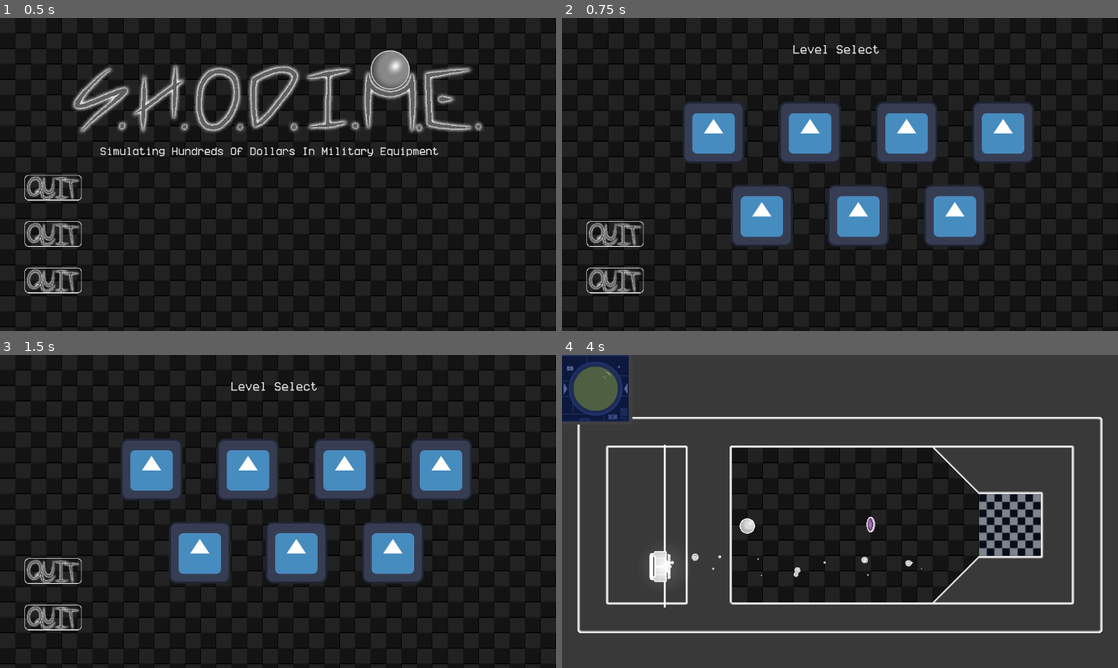
Above: before the commit, frames 1-4 (two rows, left to right).
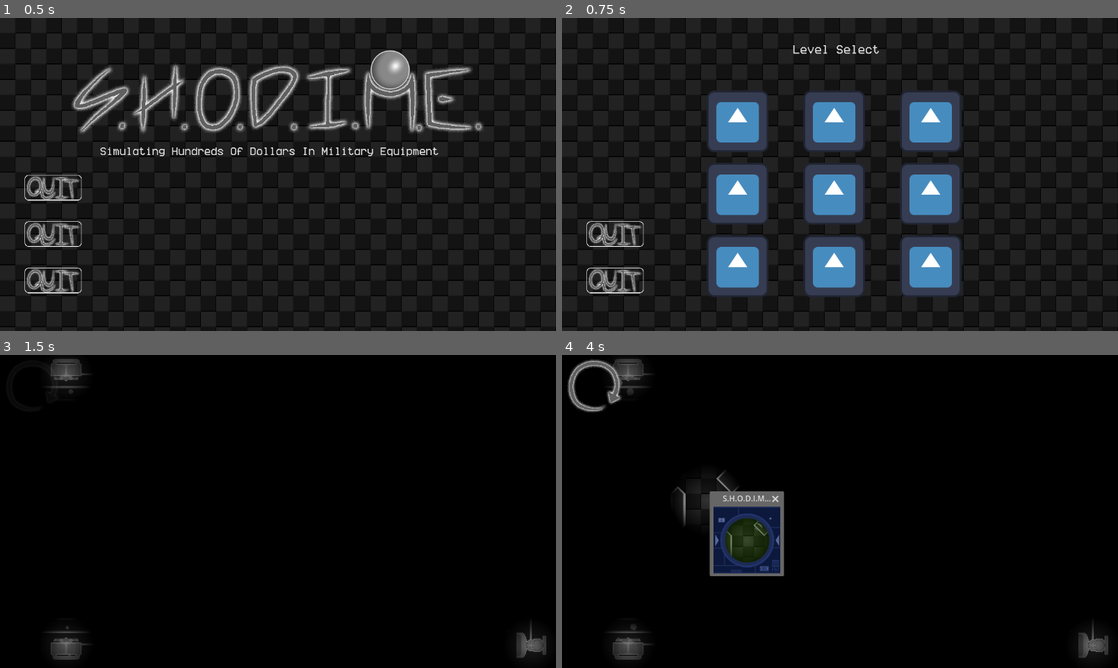
Above: after the commit, the same moments.

Repository: corpusCallosotomy/jamfest2024
Game: Godot game, scene res://scenes/menus/Menu.tscn
Same seed, same stepped clock (60 frames per second), same inputs: the game is played once before the commit and once after it. The engine's default icon, where the game draws it, is replaced by a stand-in: a white triangle on a blue panel in a dark square.
Inputs (mouse positions are in pixels of both pictures, inside the frame that each line leads up to):
- Up to frame 1 (0.5 s): no input
- Up to frame 2 (0.75 s): click (617, 187) at 0.5 s
- Up to frame 3 (1.5 s): click (272, 602) at 1.27 s
- Up to frame 4 (4 s): click (595, 386) at 2.02 s; click (712, 470) at 2.77 s; click (595, 386) at 3.5 s

Frame 1 is identical in both runs. In frame 2, 24% of the frame differs, in the area x 21-85%, y 23-90%; in frame 3, 57%; in frame 4, 90%, in the area x 0-100%, y 0-100%.

Commit message:
Updated to 9 Level Buttons

Diff:
--- a/scenes/menus/Menu.tscn
+++ b/scenes/menus/Menu.tscn
@@ -14,7 +14,9 @@
 [ext_resource type="PackedScene" uid="uid://bfiiv2rw5jaeb" path="res://scenes/levels/nathan_unordered_2.tscn" id="6_fgdml"]
 [ext_resource type="PackedScene" uid="uid://d368j68bdybak" path="res://scenes/levels/unordered_lvl_1.tscn" id="7_4qf4y"]
 [ext_resource type="PackedScene" uid="uid://jhiwuwt6uql2" path="res://scenes/levels/unordered_lvl_2.tscn" id="8_cg5qe"]
+[ext_resource type="PackedScene" uid="uid://cu4a3gpo3ichk" path="res://scenes/levels/unordered_lvl_pachinko.tscn" id="9_8dxxw"]
 [ext_resource type="Texture2D" uid="uid://b0qjr5on1l7vo" path="res://sprites/ui/quitFinal.png" id="9_38eew"]
+[ext_resource type="PackedScene" uid="uid://damcuj6ijp7g3" path="res://scenes/levels/test/spiketest.tscn" id="10_8g3mw"]
 
 [sub_resource type="StyleBoxTexture" id="StyleBoxTexture_n0a7c"]
 texture_margin_left = 5.0
@@ -58,6 +60,8 @@
 lvl5 = ExtResource("6_fgdml")
 lvl6 = ExtResource("7_4qf4y")
 lvl7 = ExtResource("8_cg5qe")
+lvl8 = ExtResource("9_8dxxw")
+lvl9 = ExtResource("10_8g3mw")
 buttonSFX = NodePath("AudioStreamPlayer")
 
 [node name="Title" type="Node2D" parent="."]
@@ -156,22 +160,22 @@
 text = "Level Select"
 wrap_mode = 1
 
-[node name="CenterContainer" type="CenterContainer" parent="LevelSelect"]
-offset_left = 250.0
-offset_top = 173.0
-offset_right = 378.015
-offset_bottom = 301.0
-
-[node name="Level1TextureButton" type="TextureButton" parent="LevelSelect/CenterContainer"]
+[node name="CenterContainer1" type="CenterContainer" parent="LevelSelect"]
+offset_left = 300.0
+offset_top = 150.0
+offset_right = 428.015
+offset_bottom = 278.0
+
+[node name="Level1TextureButton" type="TextureButton" parent="LevelSelect/CenterContainer1"]
 custom_minimum_size = Vector2(44, 0)
 layout_mode = 2
 texture_normal = ExtResource("3_locn2")
 
 [node name="CenterContainer2" type="CenterContainer" parent="LevelSelect"]
-offset_left = 450.0
-offset_top = 173.0
-offset_right = 578.0
-offset_bottom = 301.0
+offset_left = 500.0
+offset_top = 150.0
+offset_right = 628.0
+offset_bottom = 278.0
 
 [node name="Level2TextureButton" type="TextureButton" parent="LevelSelect/CenterContainer2"]
 custom_minimum_size = Vector2(44, 0)
@@ -179,10 +183,10 @@
 texture_normal = ExtResource("3_locn2")
 
 [node name="CenterContainer3" type="CenterContainer" parent="LevelSelect"]
-offset_left = 650.0
-offset_top = 173.0
-offset_right = 778.0
-offset_bottom = 301.0
+offset_left = 700.0
+offset_top = 150.0
+offset_right = 828.0
+offset_bottom = 278.0
 
 [node name="Level3TextureButton" type="TextureButton" parent="LevelSelect/CenterContainer3"]
 custom_minimum_size = Vector2(44, 0)
@@ -190,10 +194,10 @@
 texture_normal = ExtResource("3_locn2")
 
 [node name="CenterContainer4" type="CenterContainer" parent="LevelSelect"]
-offset_left = 850.0
-offset_top = 173.0
-offset_right = 978.0
-offset_bottom = 301.0
+offset_left = 300.0
+offset_top = 300.0
+offset_right = 428.0
+offset_bottom = 428.0
 
 [node name="Level4TextureButton" type="TextureButton" parent="LevelSelect/CenterContainer4"]
 custom_minimum_size = Vector2(44, 0)
@@ -201,10 +205,10 @@
 texture_normal = ExtResource("3_locn2")
 
 [node name="CenterContainer5" type="CenterContainer" parent="LevelSelect"]
-offset_left = 350.0
-offset_top = 345.0
-offset_right = 478.0
-offset_bottom = 473.0
+offset_left = 500.0
+offset_top = 300.0
+offset_right = 628.0
+offset_bottom = 428.0
 
 [node name="Level5TextureButton" type="TextureButton" parent="LevelSelect/CenterContainer5"]
 custom_minimum_size = Vector2(44, 0)
@@ -212,10 +216,10 @@
 texture_normal = ExtResource("3_locn2")
 
 [node name="CenterContainer6" type="CenterContainer" parent="LevelSelect"]
-offset_left = 550.0
-offset_top = 345.0
-offset_right = 678.0
-offset_bottom = 473.0
+offset_left = 700.0
+offset_top = 300.0
+offset_right = 828.0
+offset_bottom = 428.0
 
 [node name="Level6TextureButton" type="TextureButton" parent="LevelSelect/CenterContainer6"]
 custom_minimum_size = Vector2(44, 0)
@@ -223,12 +227,34 @@
 texture_normal = ExtResource("3_locn2")
 
 [node name="CenterContainer7" type="CenterContainer" parent="LevelSelect"]
-offset_left = 750.0
-offset_top = 345.0
-offset_right = 878.0
-offset_bottom = 473.0
+offset_left = 300.0
+offset_top = 450.0
+offset_right = 428.0
+offset_bottom = 578.0
 
 [node name="Level7TextureButton" type="TextureButton" parent="LevelSelect/CenterContainer7"]
+custom_minimum_size = Vector2(44, 0)
+layout_mode = 2
+texture_normal = ExtResource("3_locn2")
+
+[node name="CenterContainer8" type="CenterContainer" parent="LevelSelect"]
+offset_left = 500.0
+offset_top = 450.0
+offset_right = 628.0
+offset_bottom = 578.0
+
+[node name="Level8TextureButton" type="TextureButton" parent="LevelSelect/CenterContainer8"]
+custom_minimum_size = Vector2(44, 0)
+layout_mode = 2
+texture_normal = ExtResource("3_locn2")
+
+[node name="CenterContainer9" type="CenterContainer" parent="LevelSelect"]
+offset_left = 700.0
+offset_top = 450.0
+offset_right = 828.0
+offset_bottom = 578.0
+
+[node name="Level9TextureButton" type="TextureButton" parent="LevelSelect/CenterContainer9"]
 custom_minimum_size = Vector2(44, 0)
 layout_mode = 2
 texture_normal = ExtResource("3_locn2")
@@ -331,13 +357,15 @@
 
 [connection signal="pressed" from="Title/CreditsButtonCenterContainer/CreditsTextureButton" to="." method="_on_credits_texture_button_pressed"]
 [connection signal="pressed" from="Title/StartButtonCenterContainer/StartTextureButton" to="." method="_on_start_texture_button_pressed"]
-[connection signal="pressed" from="LevelSelect/CenterContainer/Level1TextureButton" to="." method="_on_level_1_texture_button_pressed"]
+[connection signal="pressed" from="LevelSelect/CenterContainer1/Level1TextureButton" to="." method="_on_level_1_texture_button_pressed"]
 [connection signal="pressed" from="LevelSelect/CenterContainer2/Level2TextureButton" to="." method="_on_level_2_texture_button_pressed"]
 [connection signal="pressed" from="LevelSelect/CenterContainer3/Level3TextureButton" to="." method="_on_level_3_texture_button_pressed"]
 [connection signal="pressed" from="LevelSelect/CenterContainer4/Level4TextureButton" to="." method="_on_level_4_texture_button_pressed"]
 [connection signal="pressed" from="LevelSelect/CenterContainer5/Level5TextureButton" to="." method="_on_level_5_texture_button_pressed"]
 [connection signal="pressed" from="LevelSelect/CenterContainer6/Level6TextureButton" to="." method="_on_level_6_texture_button_pressed"]
 [connection signal="pressed" from="LevelSelect/CenterContainer7/Level7TextureButton" to="." method="_on_level_7_texture_button_pressed"]
+[connection signal="pressed" from="LevelSelect/CenterContainer8/Level8TextureButton" to="." method="_on_level_8_texture_button_pressed"]
+[connection signal="pressed" from="LevelSelect/CenterContainer9/Level9TextureButton" to="." method="_on_level_9_texture_button_pressed"]
 [connection signal="pressed" from="LevelSelect/BackButtonCenterContainer/BackTextureButton" to="." method="_on_back_texture_button_pressed"]
 [connection signal="pressed" from="Credits/BackButtonCenterContainer/BackTextureButton" to="." method="_on_back_texture_button_pressed"]
 [connection signal="pressed" from="QuitButtonCenterContainer/QuitTextureButton" to="." method="_on_quit_texture_button_pressed"]
--- a/scripts/menu.gd
+++ b/scripts/menu.gd
@@ -11,6 +11,8 @@
 @export var lvl5 : PackedScene
 @export var lvl6 : PackedScene
 @export var lvl7 : PackedScene
+@export var lvl8 : PackedScene
+@export var lvl9 : PackedScene
 
 @export var buttonSFX : AudioStreamPlayer
 
@@ -97,3 +99,17 @@
 	var lvl7instance = lvl7.instantiate()
 	get_tree().root.add_child(lvl7instance)
 	queue_free()
+
+
+func _on_level_8_texture_button_pressed() -> void:
+	buttonSFX.playing = true
+	var lvl8instance = lvl8.instantiate()
+	get_tree().root.add_child(lvl8instance)
+	queue_free()
+
+
+func _on_level_9_texture_button_pressed() -> void:
+	buttonSFX.playing = true
+	var lvl9instance = lvl9.instantiate()
+	get_tree().root.add_child(lvl9instance)
+	queue_free()
Not shown: 1 places in scenes/menus/Menu.tscn that only renumber resources
